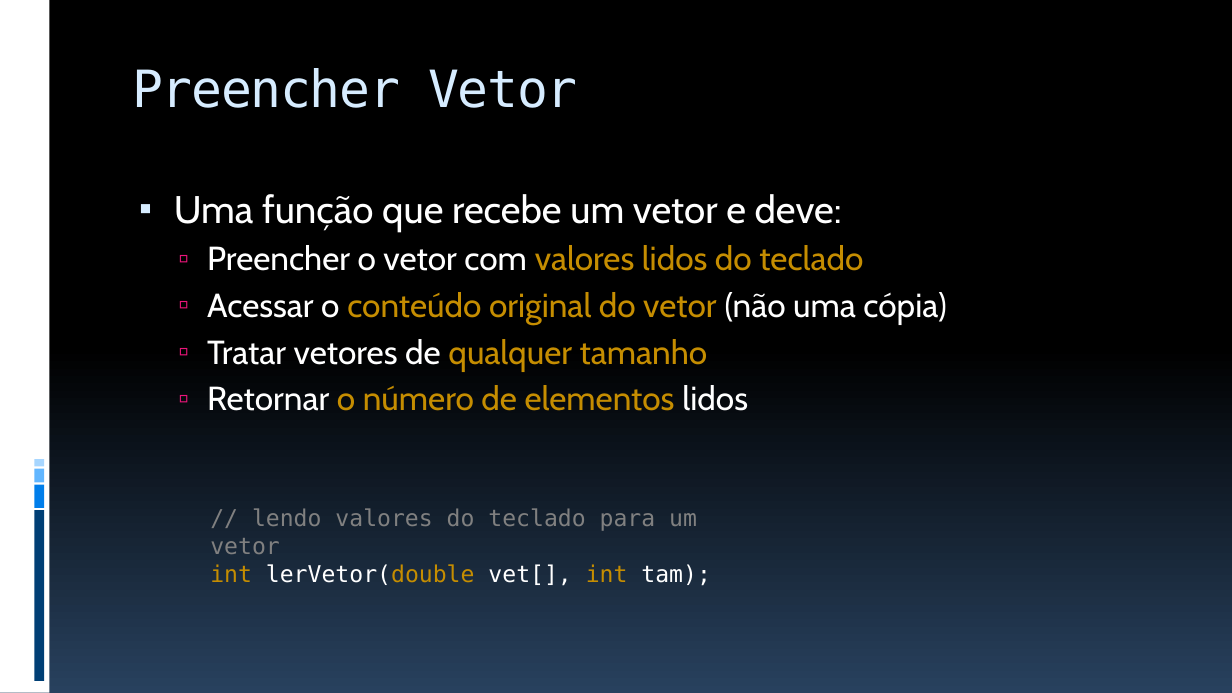
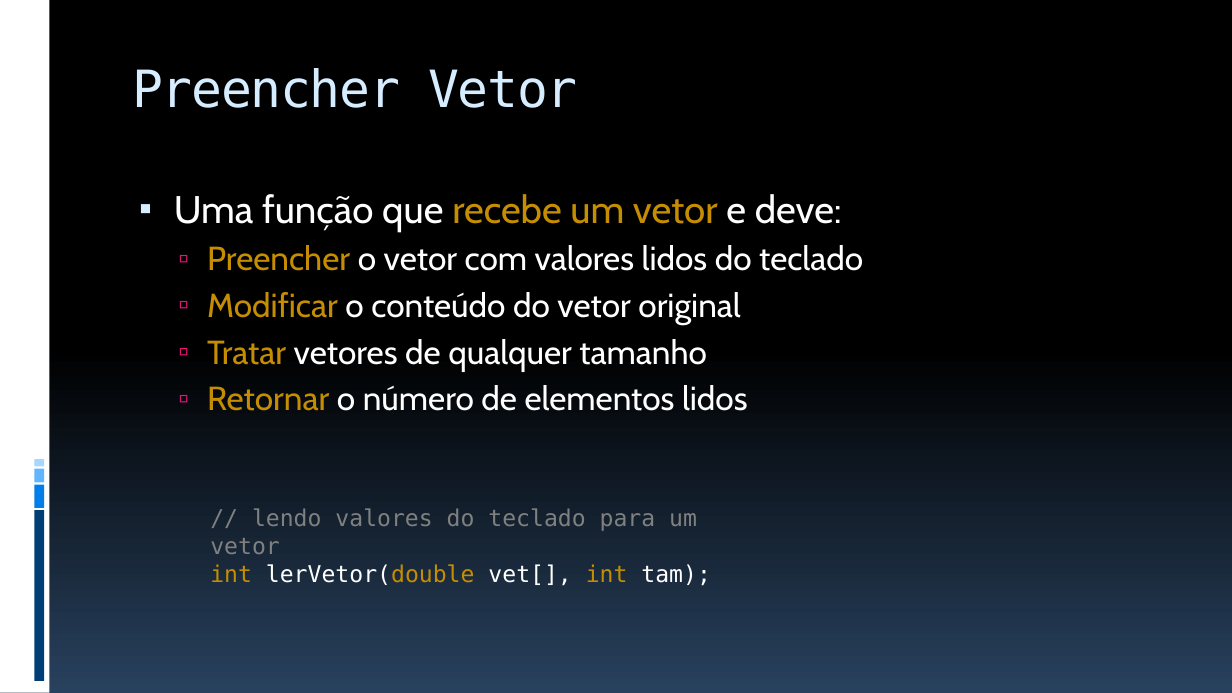
Before and after one commit to JudsonSS/ProgComp, a slide deck: slide 17 of Slides/25. Funções com Vetores.pptx. Drawn at 1232x693 pixels with LibreOffice and Linux fonts; fonts in the diff are those of the drawing. Boxes give left, top, right and bottom in pixels: in the first picture for what was removed or moved away, otherwise in the second. Text is boxed around its words. In the diff, an @@ line names an element or a change of style, - is before the commit and + after.

```diff
--- a/Slides/25. Funções com Vetores.pptx
+++ b/Slides/25. Funções com Vetores.pptx
@@ text at (x1=174, y1=194, x2=863, y2=411): text colour #FFFFFF to #C58D01 in "recebe um vetor", "Preencher", "Tratar", "Retornar"; text colour #C58D01 to #FFFFFF in "valores lidos do teclado", "qualquer tamanho", "o número de elementos" @@
@@ text at (x1=207, y1=292, x2=740, y2=325): text changed; text colour #C58D01 to #FFFFFF @@
-  ▫ Acessar o conteúdo original do vetor (não uma cópia)
+  ▫ Modificar o conteúdo do vetor original
```
Also in this commit, not shown: 10 other slides changed, 1 other file.
